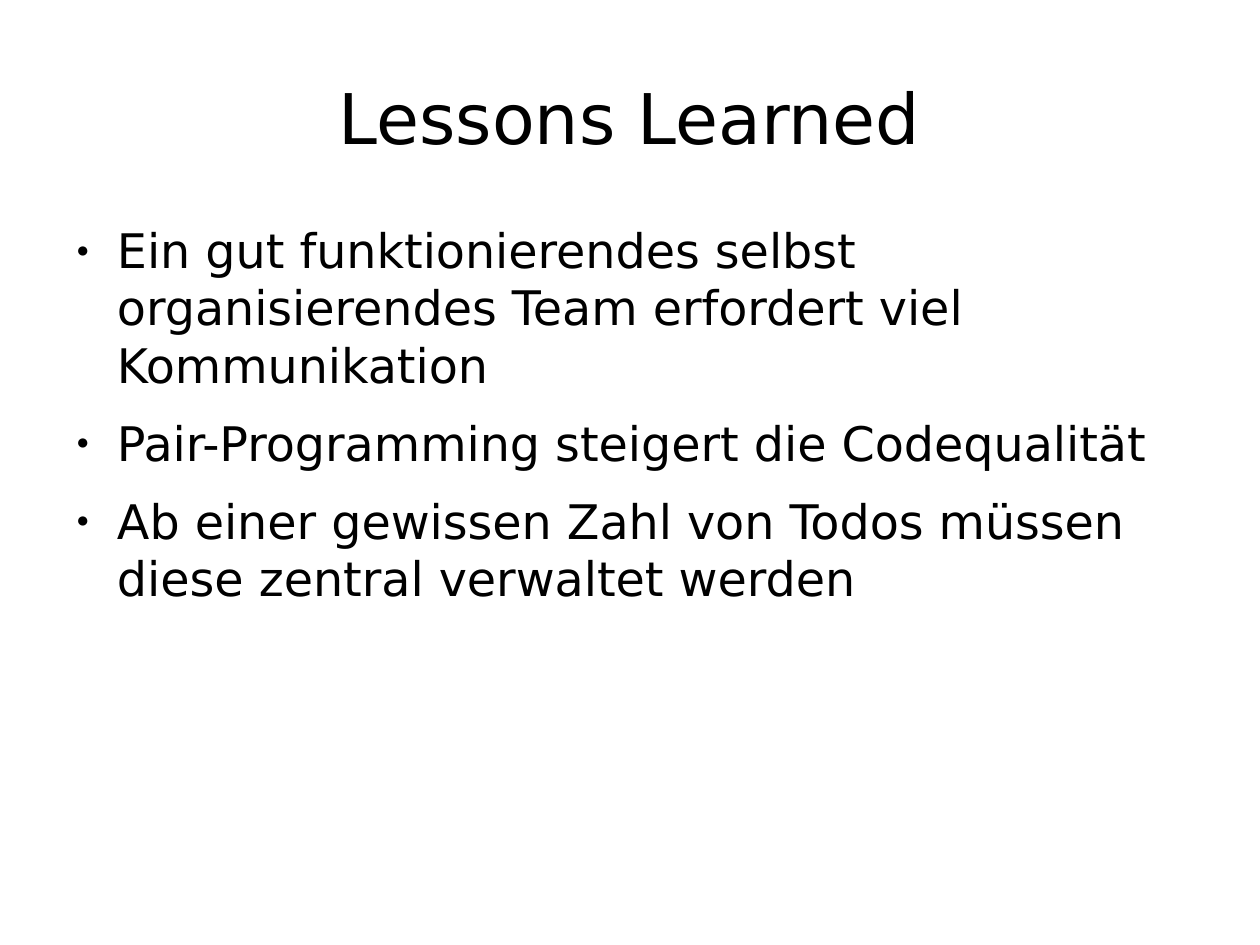
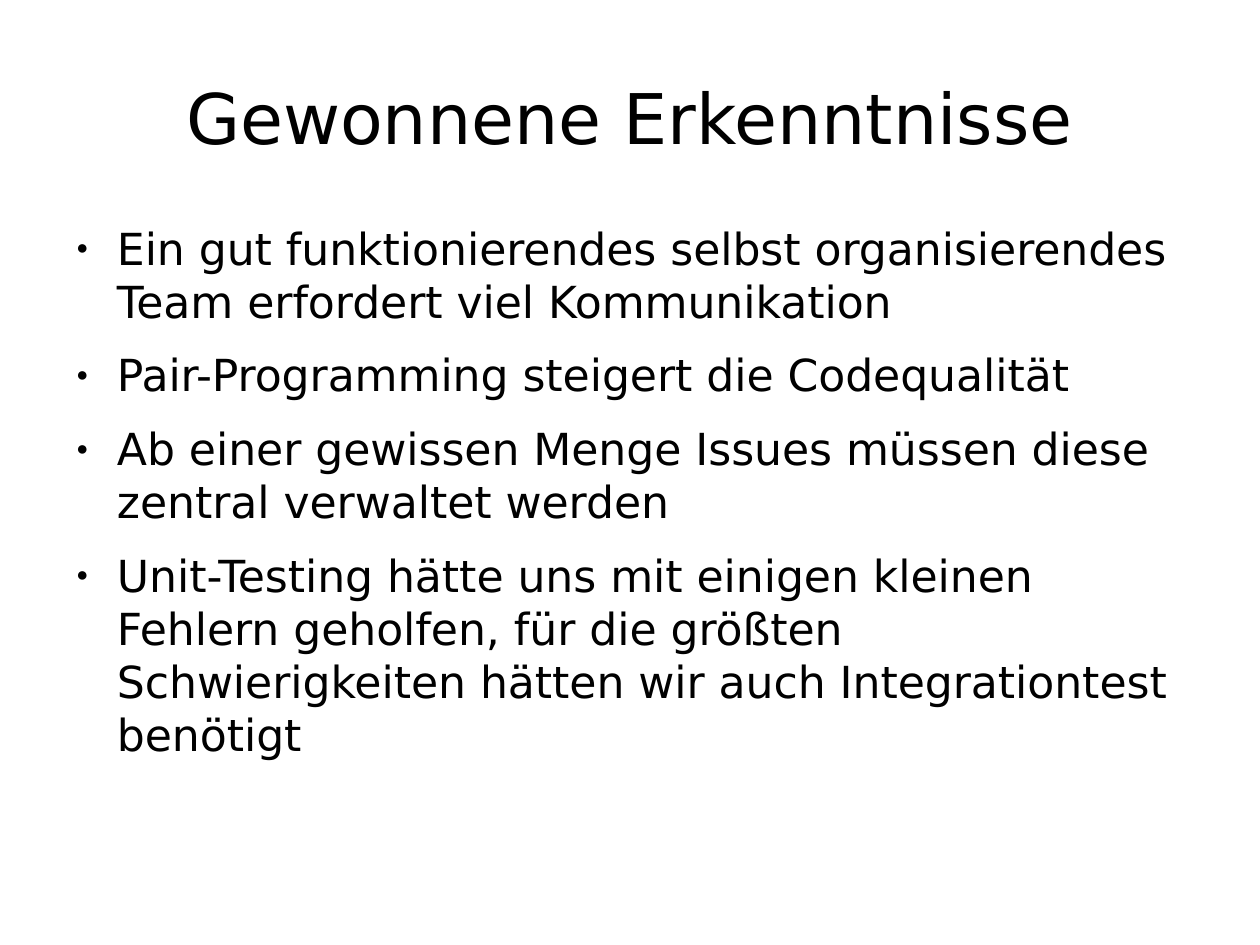
Before and after one commit to enra64/psychic-giggle, a slide deck: slide 23 of zwischenstand anfang dezember.odp (slide 17 before the commit). Drawn at 1260x945 pixels with LibreOffice and Linux fonts; fonts in the diff are those of the drawing. Boxes give left, top, right and bottom in pixels: in the first picture for what was removed or moved away, otherwise in the second. Text is boxed around its words. In the diff, an @@ line names an element or a change of style, - is before the commit and + after.

```diff
--- a/zwischenstand anfang dezember.odp
+++ b/zwischenstand anfang dezember.odp
@@ title at [186, 91, 1073, 145]: text changed @@
-Lessons Learned
+Gewonnene Erkenntnisse
@@ text at [117, 231, 1167, 401]: size 30 to 27.8 pt in "Ein gut funktionierendes selbst organisierendes Team erforde ...", "Pair-Programming steigert die Codequalität" @@
@@ text at [117, 431, 1167, 760]: text changed; size 30 to 27.8 pt @@
-● Ab einer gewissen Zahl von Todos müssen diese zentral verwaltet werden
+● Ab einer gewissen Menge Issues müssen diese zentral verwaltet werden
+● Unit-Testing hätte uns mit einigen kleinen Fehlern geholfen, für die größten Schwierigkeiten hätten wir auch Integrationtest benötigt
```
Also in this commit, not shown: 6 other slides changed, 15 slides added, 8 slides removed.
